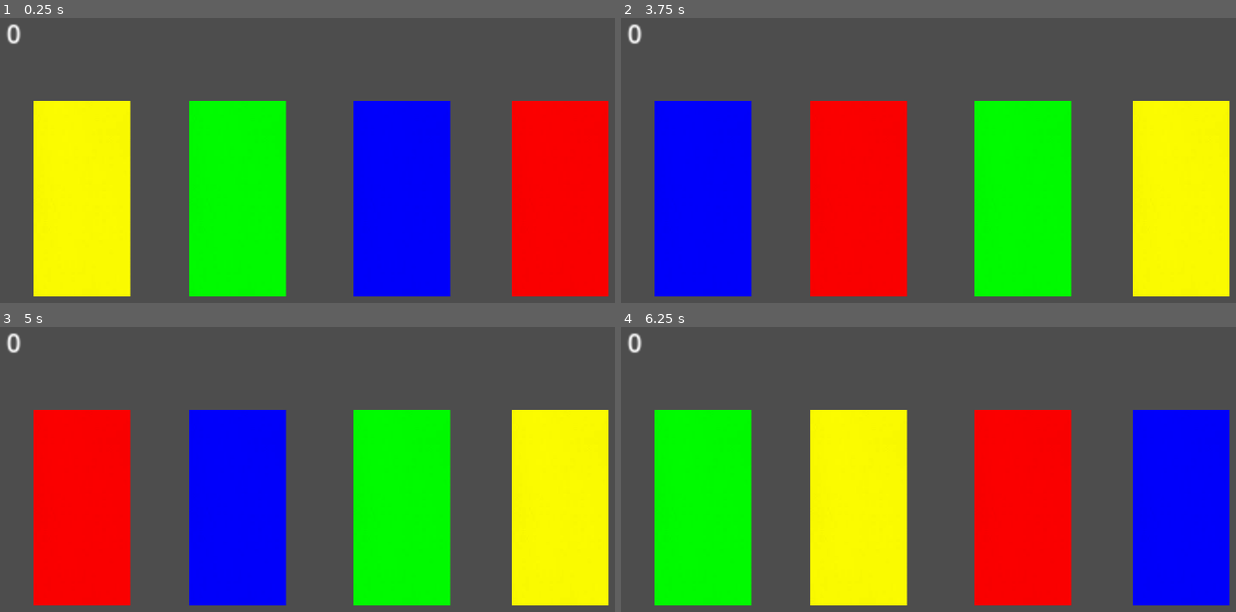
Above: before the commit, frames 1-4 (two rows, left to right).
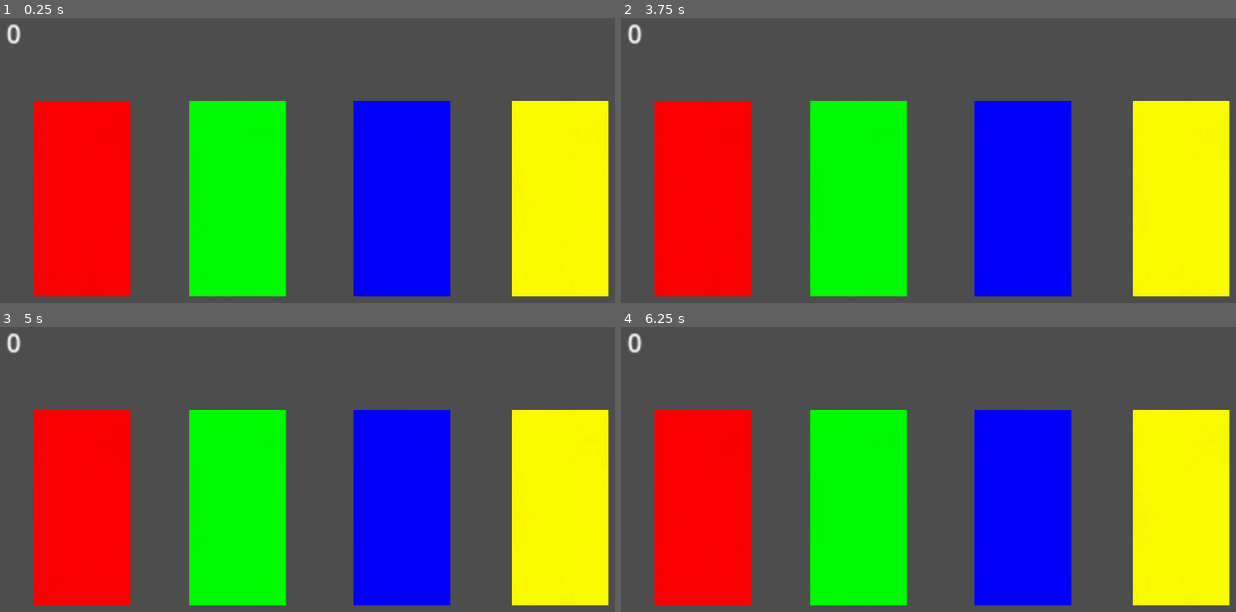
Above: after the commit, the same moments.

Repository: MahmoudElshrif/listen_game
Game: Godot game, scene res://game_manger.tscn
Same seed, same stepped clock (60 frames per second), same inputs: the game is played once before the commit and once after it.
Inputs (mouse positions are in pixels of both pictures, inside the frame that each line leads up to):
- Up to frame 1 (0.25 s): no input
- Up to frame 2 (3.75 s): tap Enter at 0.5, 2, 3.5 s; move the mouse to (1113, 174) at 0.52 s; click (1113, 174) at 0.6 s; tap Space at 1.25, 2.75 s; move the mouse to (793, 217) at 1.27 s; click (793, 217) at 1.35 s; move the mouse to (1026, 100) at 2.02 s; click (1026, 100) at 2.1 s; move the mouse to (910, 280) at 2.77 s; click (910, 280) at 2.85 s; move the mouse to (1174, 260) at 3.52 s; click (1174, 260) at 3.6 s
- Up to frame 3 (5 s): tap Space at 4.25 s; move the mouse to (98, 441) at 4.27 s; click (98, 441) at 4.35 s
- Up to frame 4 (6.25 s): move the mouse to (983, 503) at 5.02 s; click (983, 503) at 5.1 s; move the mouse to (836, 395) at 5.77 s; click (836, 395) at 5.85 s

The runs differ from the first frame. In frame 1, 22% of the frame differs, in the area x 5-100%, y 29-98%; in frame 2, 33%; in frame 3, 22%; in frame 4, 43%.

Commit message:
tts manager

Diff:
--- a/project.godot
+++ b/project.godot
@@ -15,6 +15,10 @@
 config/features=PackedStringArray("4.5", "Forward Plus")
 config/icon="res://icon.svg"
 
+[autoload]
+
+TTSPlayer="*res://tts_player.tscn"
+
 [input]
 
 mouse={
--- a/simple_color.gd
+++ b/simple_color.gd
@@ -12,10 +12,10 @@
 ]
 
 var voices = [
-	"res://assets/tts/red.mp3",
-	"res://assets/tts/green.mp3",
-	"res://assets/tts/blue.mp3",
-	"res://assets/tts/yellow.mp3"
+	"red",
+	"green",
+	"blue",
+	"yellow"
 ]
 
 func _pressed(id : int):
@@ -26,10 +26,7 @@
 
 func _ready() -> void:
 	super._ready()
-	ids.shuffle()
 	answer = randi_range(0,3)
-	var stream : AudioStreamMP3 = AudioStreamMP3.load_from_file(voices[answer])
-	$tts.stream = stream
-	$tts.play()
+	TTSPlayer.play(voices[answer])
 	for i in range(elements.get_child_count()):
 		elements.get_children()[i].modulate = colors[ids[i]]
--- /dev/null
+++ b/tts_player.gd
@@ -0,0 +1,18 @@
+extends Node2D
+
+
+var lines = {
+	"red" : "res://assets/tts/red.mp3",
+	"yellow" : "res://assets/tts/yellow.mp3",
+	"green" : "res://assets/tts/green.mp3",
+	"blue" : "res://assets/tts/blue.mp3",
+}
+
+func _ready() -> void:
+	for i in lines:
+		var stream = AudioStreamMP3.load_from_file(lines[i])
+		lines[i] = stream
+
+func play(voice : String):
+	$tts.stream = lines[voice]
+	$tts.play()
--- /dev/null
+++ b/tts_player.tscn
@@ -0,0 +1,8 @@
+[gd_scene load_steps=2 format=3 uid="uid://b5xcaqoqpvj5o"]
+
+[ext_resource type="Script" uid="uid://dmet68yqsutfe" path="res://tts_player.gd" id="1_hs8ov"]
+
+[node name="TTSPlayer" type="Node2D"]
+script = ExtResource("1_hs8ov")
+
+[node name="tts" type="AudioStreamPlayer" parent="."]
Not shown, added: tts_player.gd.uid
